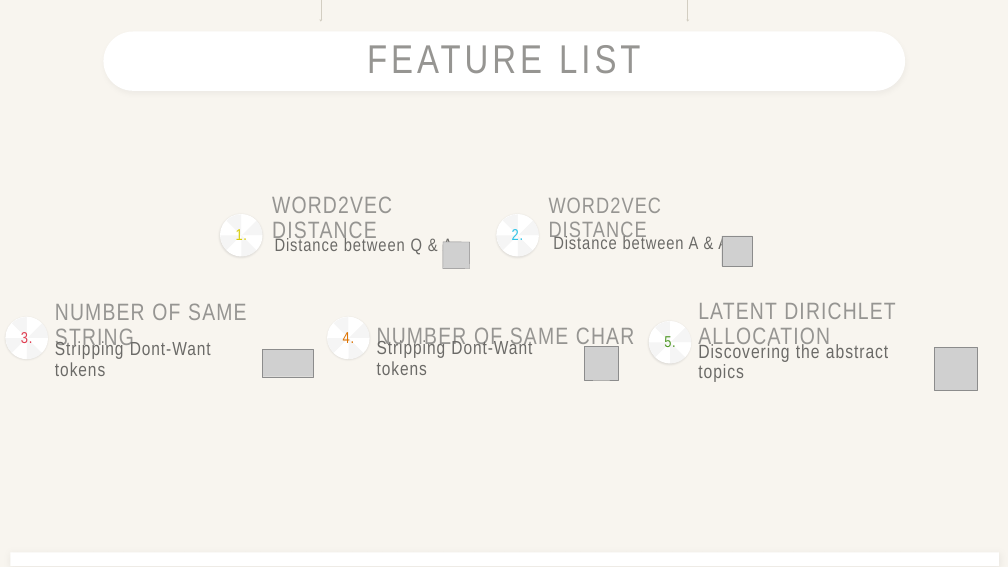
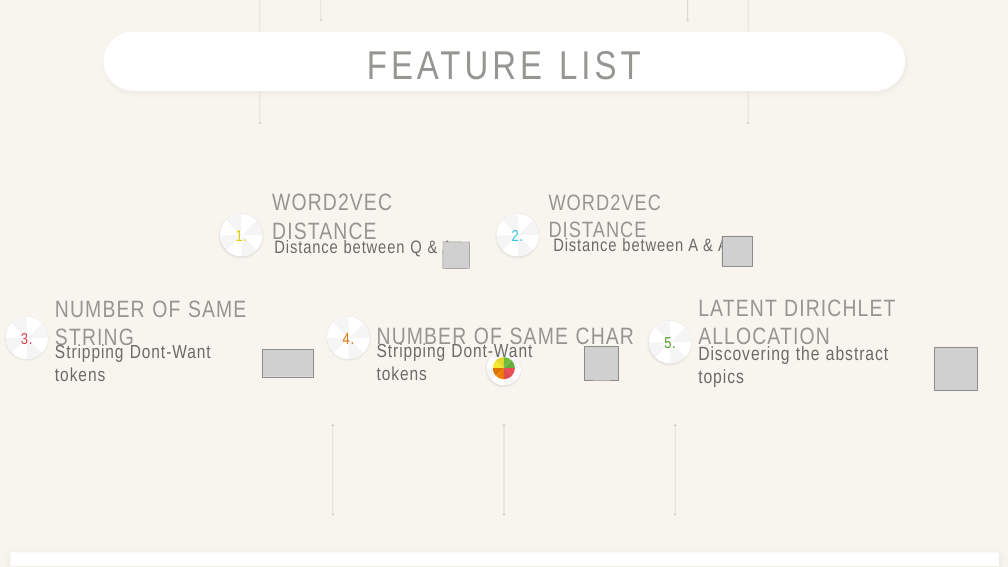
Before and after one commit to amy10260903/DSP_Lab_Final_Project, a slide deck: slide 3 of report/templates/DL_CT1.pptx. Drawn at 1008x567 pixels with LibreOffice and Linux fonts; fonts in the diff are those of the drawing; grey boxes stand for pictures. Boxes give left, top, right and bottom in pixels: in the first picture for what was removed or moved away, otherwise in the second. Text is boxed around its words. In the diff, an @@ line names an element or a change of style, - is before the commit and + after.

```diff
--- a/report/templates/DL_CT1.pptx
+++ b/report/templates/DL_CT1.pptx
@@ arrow added from (260, 0) to (260, 124), #D3CEC2 0.99 pt @@
@@ arrow (321, 0) - (321, 22): stroke #D3CEC2 1 pt to #D3CEC2 0.99 pt @@
@@ arrow (687, 0) - (687, 22): stroke #D3CEC2 1 pt to #D3CEC2 0.99 pt @@
@@ arrow added from (748, 0) to (748, 124), #D3CEC2 0.99 pt @@
@@ text "FEATURE LIST" at <box>559,51,640,80</box>: size 76.4 to 76.5 pt; line spacing 0.7 to 1 @@
@@ line spacing 0.9 to 1 in 10 elements at <box>549,194,661,242</box>, <box>553,237,728,255</box>, <box>698,299,895,350</box>, <box>698,346,888,387</box>, <box>377,327,634,350</box>, <box>377,342,532,380</box>, <box>55,343,211,381</box>, <box>55,300,246,351</box>, <box>272,193,392,244</box>, <box>274,240,452,257</box> @@
@@ ellipse added at <box>486,351,520,385</box>, fill #FFFFFF @@
@@ freeform shape added at <box>487,356,504,369</box>, fill #FFFFFF @@
@@ freeform shape added at <box>492,351,504,369</box>, fill #F5F5F5 @@
@@ freeform shape added at <box>496,357,504,368</box>, fill #E5D92F @@
@@ freeform shape added at <box>504,356,521,369</box>, fill #F5F5F5 @@
@@ freeform shape added at <box>504,351,516,369</box>, fill #FFFFFF @@
@@ freeform shape added at <box>504,357,512,368</box>, fill #6FBB3E @@
@@ freeform shape added at <box>487,369,504,381</box>, fill #F5F5F5 @@
@@ freeform shape added at <box>492,369,504,386</box>, fill #FFFFFF @@
@@ freeform shape added at <box>493,360,504,368</box>, fill #F5E831 @@
@@ freeform shape added at <box>493,368,504,376</box>, fill #DE7403 @@
@@ freeform shape added at <box>496,368,504,379</box>, fill #EE7C06 @@
@@ freeform shape added at <box>504,369,521,381</box>, fill #FFFFFF @@
@@ freeform shape added at <box>504,369,516,386</box>, fill #F5F5F5 @@
@@ freeform shape added at <box>504,360,515,368</box>, fill #67AD39 @@
@@ freeform shape added at <box>504,368,515,376</box>, fill #E94E56 @@
@@ freeform shape added at <box>504,368,512,379</box>, fill #DE4B51 @@
@@ double arrow added from (333, 424) to (333, 516), #D3CEC2 0.99 pt @@
@@ double arrow added from (504, 424) to (504, 516), #D3CEC2 0.99 pt @@
@@ double arrow added from (675, 424) to (675, 516), #D3CEC2 0.99 pt @@
```
Also in this commit, not shown: 4 other slides changed.
